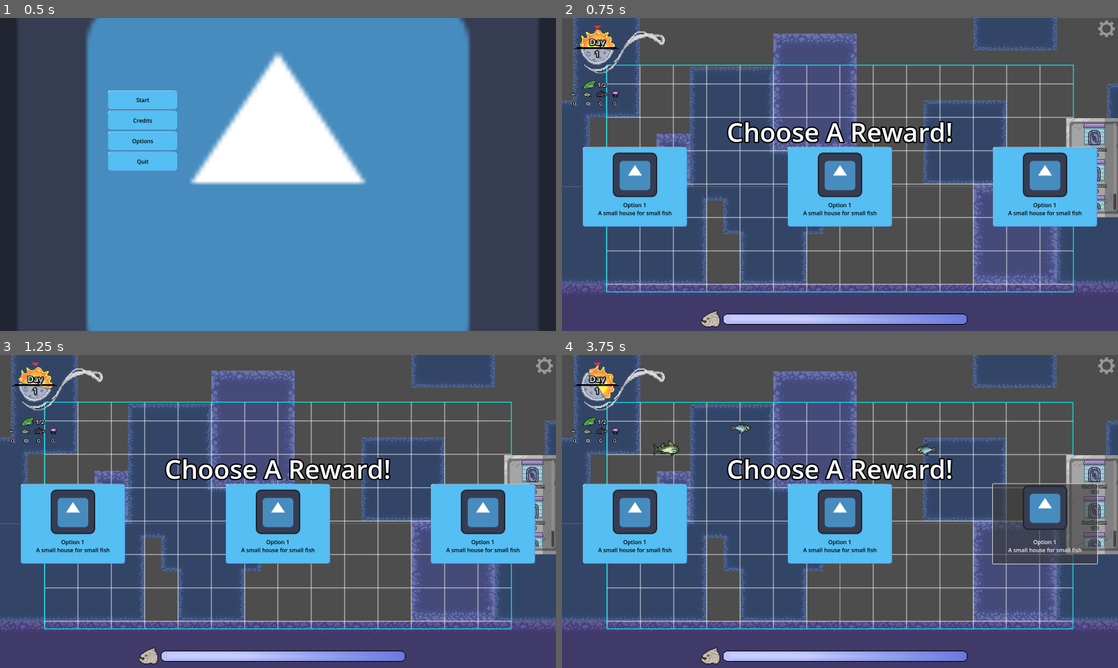
Above: before the commit, frames 1-4 (two rows, left to right).
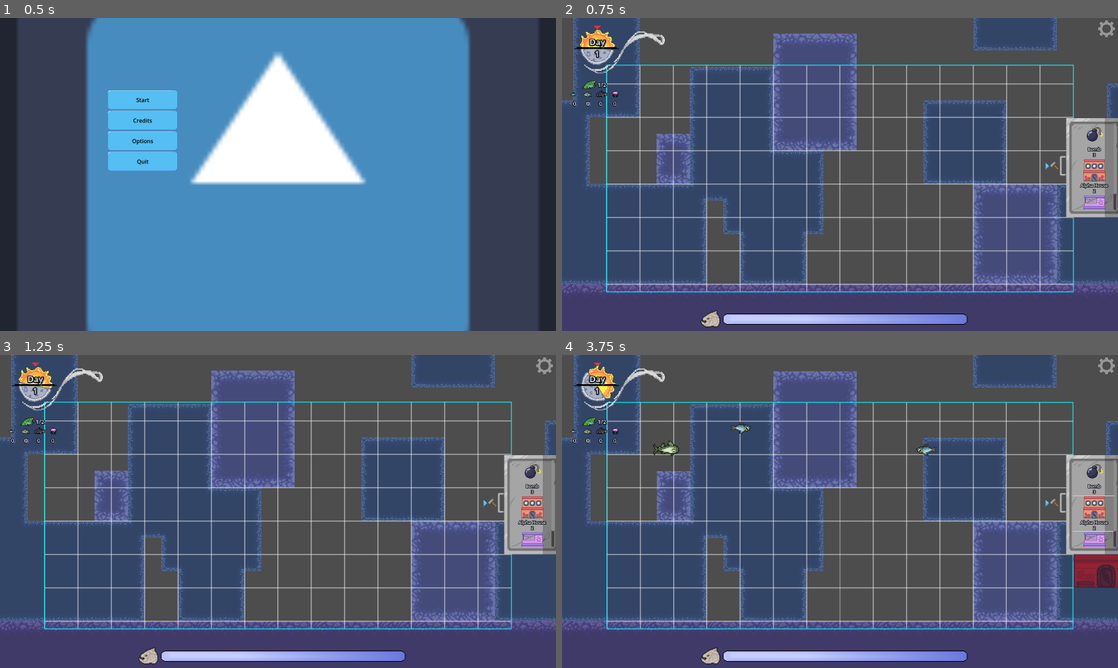
Above: after the commit, the same moments.

Repository: Glue-N-Wrench/built-for-scales
Game: Godot game, scene res://PlayableScenes/MainMenu.tscn
Same seed, same stepped clock (60 frames per second), same inputs: the game is played once before the commit and once after it. The engine's default icon, where the game draws it, is replaced by a stand-in: a white triangle on a blue panel in a dark square.
Inputs (mouse positions are in pixels of both pictures, inside the frame that each line leads up to):
- Up to frame 1 (0.5 s): no input
- Up to frame 2 (0.75 s): click "Start" at 0.5 s
- Up to frame 3 (1.25 s): no input
- Up to frame 4 (3.75 s): click "Small room" (after the commit: "Bomb") at 1.25 s; click (1095, 514) at 2 s, where only the run before the commit has a clickable "Small room"; click (1095, 514) at 2.75 s, where only the run after the commit has a clickable "Alpha House"; click (1095, 549) at 3.5 s, where only the run before the commit has a clickable "Small room"

Frame 1 is identical in both runs. In frame 2, 16% of the frame differs, in the area x 0-99%, y 32-67%; in frame 3, 16%; in frame 4, 16%, in the area x 0-100%, y 32-75%.
Error before the commit: Parse Error: Preload file "res://Objects/Houses/Textures/house_2x2_a.png" does not exist. (res://Globals/Managers/InventoryManager.gd:17)

Commit message:
fixed houses move merge

Diff:
--- a/Globals/Managers/InventoryManager.gd
+++ b/Globals/Managers/InventoryManager.gd
@@ -14,24 +14,24 @@
 		"Alpha House",
 		"2x2 house for tiny anchovies",
 		2,
-		preload("res://Objects/Houses/Textures/house_2x2_a.png"),
-		preload("res://Objects/Houses/base_house.tscn"),
+		preload("res://assets/Houses/house_2x2_a.png"),
+		preload("res://Objects/Houses/Objects/base_house.tscn"),
 		2,
 	),
 	HouseInfo.new(
 		"Beta House",
 		"2x2 house for medium chad",
 		1,
-		preload("res://Objects/Houses/Textures/house_2x2_b.png"),
-		preload("res://Objects/Houses/house_b.tscn"),
+		preload("res://assets/Houses/house_2x2_b.png"),
+		preload("res://Objects/Houses/Objects/house_b.tscn"),
 		2,
 	),
 	HouseInfo.new(
 		"3x2 Charley House",
 		"3x2 house for big catfish",
 		1,
-		preload("res://Objects/Houses/Textures/house_3x2_a.png"),
-		preload("res://Objects/Houses/big_house_a.tscn"),
+		preload("res://assets/Houses/house_3x1_b.png"),
+		preload("res://Objects/Houses/Objects/big_house_a.tscn"),
 		1,
 	),
 ]
--- a/Objects/Houses/Objects/base_house.tscn
+++ b/Objects/Houses/Objects/base_house.tscn
@@ -2,8 +2,8 @@
 
 [ext_resource type="Script" path="res://Objects/Houses/BaseHouse.gd" id="1_kh4vs"]
 [ext_resource type="Shape2D" uid="uid://bvaj2m4ho7oqo" path="res://Objects/Houses/shapes/2x2square.tres" id="2_04yey"]
-[ext_resource type="PackedScene" uid="uid://cj61i7mas8eas" path="res://UI/fish_details.tscn" id="2_eh5nu"]
-[ext_resource type="Texture2D" uid="uid://dumvjuhjtl14i" path="res://Objects/Houses/Textures/house_2x2_a.png" id="4_r1yb7"]
+[ext_resource type="PackedScene" uid="uid://t82iw71wy3k8" path="res://UI/fish_details.tscn" id="2_eh5nu"]
+[ext_resource type="Texture2D" uid="uid://dn85x1ml7i48l" path="res://assets/Houses/house_2x2_a.png" id="4_r1yb7"]
 [ext_resource type="AudioStream" uid="uid://bnlsxusl4glbp" path="res://assets/audio/sfx/house build/place house sfx 2.wav" id="5_tvld0"]
 
 [node name="BaseHouse" type="Node2D"]
--- a/Objects/Houses/Objects/house_b.tscn
+++ b/Objects/Houses/Objects/house_b.tscn
@@ -1,7 +1,7 @@
 [gd_scene load_steps=3 format=3 uid="uid://biputencsb5vv"]
 
 [ext_resource type="PackedScene" uid="uid://bmjd8jry0bqi5" path="res://Objects/Houses/Objects/base_house.tscn" id="1_6g72y"]
-[ext_resource type="Texture2D" path="res://Objects/Houses/Textures/house_2x2_b.png" id="3_pn1ih"]
+[ext_resource type="Texture2D" uid="uid://bafdk23n34wvu" path="res://assets/Houses/house_2x2_b.png" id="3_pn1ih"]
 
 [node name="House_B" instance=ExtResource("1_6g72y")]
 fish_capacity = 2
Not shown: 1 places in Objects/Houses/Objects/big_house_a.tscn that only renumber resources
Not shown: 1 places in PlayableScenes/MainLevel.tscn that only renumber resources
